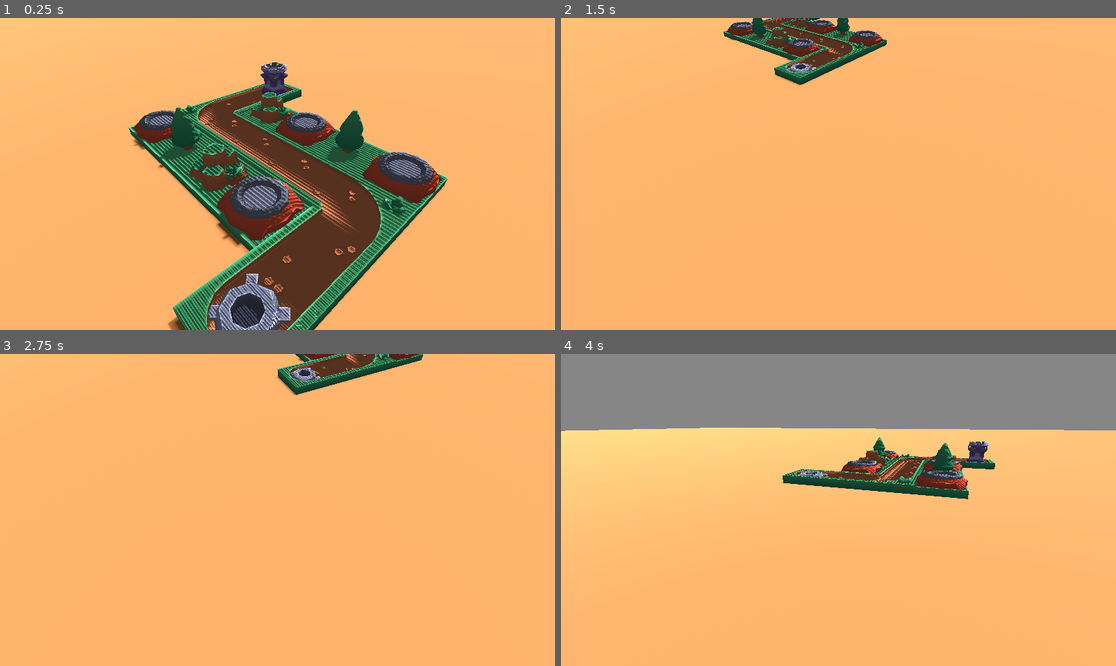
Above: before the commit, frames 1-4 (two rows, left to right).
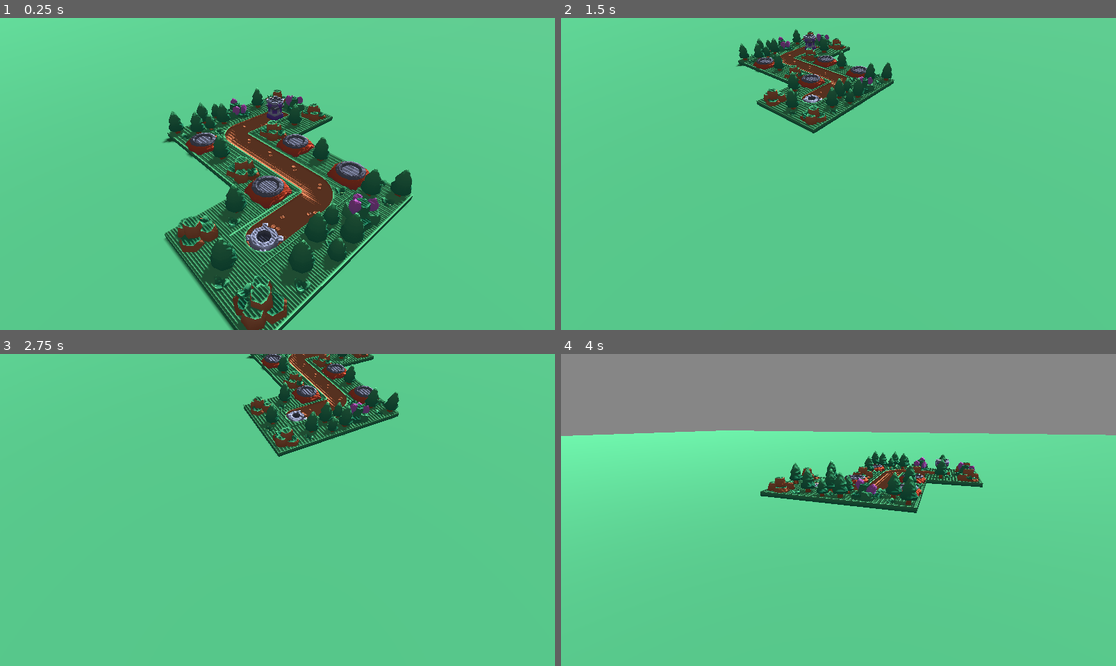
Above: after the commit, the same moments.

Repository: MarkStruik/Tiny-Stronghold
Game: Godot game, scene res://Level/Main.tscn
The game is run twice, just before and just after one commit, with the same random seed, the same clock (stepped at 60 frames per second) and the same inputs.
Inputs (mouse positions are in pixels of both pictures, inside the frame that each line leads up to):
- Up to frame 1 (0.25 s): no input
- Up to frame 2 (1.5 s): move the mouse to (960, 158) at 0.52 s; hold S (cam_back) 0.53-1.25 s; click (960, 158) at 0.67 s; drag from (727, 189) to (810, 236) at 1.27 s
- Up to frame 3 (2.75 s): move the mouse to (333, 441) at 2.02 s; hold E (cam_cw) from 2.03 s (still down); click (333, 441) at 2.17 s
- Up to frame 4 (4 s): release E (cam_cw) at 2.75 s; drag from (810, 572) to (672, 463) at 2.77 s; tap Enter at 3.5 s; move the mouse to (1005, 556) at 3.52 s; hold D (cam_left) from 3.53 s (still down); click (1005, 556) at 3.67 s

The runs differ from the first frame. In frame 1, 96% of the frame differs, in the area x 0-100%, y 0-100%; in frame 2, 99%; in frame 3, 100%; in frame 4, 75%.

Commit message:
demo level update

Diff:
--- a/Level/Main.tscn
+++ b/Level/Main.tscn
@@ -9,7 +9,7 @@
 ambient_light_color = Color(0.0925514, 0.397095, 0.377813, 1)
 
 [sub_resource type="StandardMaterial3D" id="StandardMaterial3D_xq4ua"]
-albedo_color = Color(0.819608, 0.537255, 0.32549, 1)
+albedo_color = Color(0.260164, 0.595848, 0.415614, 1)
 
 [sub_resource type="PlaneMesh" id="PlaneMesh_v4ypu"]
 material = SubResource("StandardMaterial3D_xq4ua")
@@ -34,6 +34,7 @@
 [node name="CameraRig" type="Node3D" parent="."]
 transform = Transform3D(1, 0, 0, 0, 1, 0, 0, 0, 1, 6.32434, 0, 3.25359)
 script = ExtResource("3_xq4ua")
+start_distance = 30.0
 auto_spin_on_start = true
 
 [node name="Pivot" type="Node3D" parent="CameraRig"]
--- a/scenes/levels/Level1.tscn
+++ b/scenes/levels/Level1.tscn
@@ -1,14 +1,19 @@
-[gd_scene load_steps=8 format=3 uid="uid://b3w1i65bayb68"]
+[gd_scene load_steps=12 format=3 uid="uid://b3w1i65bayb68"]
 
 [ext_resource type="PackedScene" uid="uid://bpflhk14kxlp6" path="res://scenes/tiles/PathStraight.tscn" id="1"]
+[ext_resource type="Script" uid="uid://by3jajiopxw68" path="res://scenes/levels/level_1.gd" id="1_brv20"]
 [ext_resource type="PackedScene" uid="uid://cwscyhf0wy7nh" path="res://scenes/tiles/PathCorner.tscn" id="2"]
 [ext_resource type="PackedScene" uid="uid://c64pu5e82phcb" path="res://scenes/tiles/TowerPad.tscn" id="4"]
 [ext_resource type="PackedScene" uid="uid://b8igse1h1n82" path="res://scenes/props/TreeCluster.tscn" id="5"]
 [ext_resource type="PackedScene" uid="uid://bhqtjjs68116c" path="res://scenes/props/RockCluster.tscn" id="6_e5vnl"]
 [ext_resource type="PackedScene" uid="uid://br5awdlr03ccm" path="res://scenes/tiles/PathStart.tscn" id="6_m00rq"]
 [ext_resource type="PackedScene" uid="uid://bbbsgpbb7q5w6" path="res://scenes/tiles/PathBase.tscn" id="7_brv20"]
+[ext_resource type="PackedScene" uid="uid://cxgealb1r2d5v" path="res://assets/kenney/tile-crystal.glb" id="9_lha2r"]
+[ext_resource type="PackedScene" uid="uid://bdtfaxe0ry26e" path="res://assets/kenney/tile-tree-quad.glb" id="10_6owa4"]
+[ext_resource type="PackedScene" uid="uid://cdntrvlqtdp5d" path="res://assets/kenney/tile-tree-double.glb" id="11_n5pya"]
 
 [node name="Level1" type="Node3D"]
+script = ExtResource("1_brv20")
 
 [node name="Pads" type="Node3D" parent="."]
 
@@ -43,10 +48,25 @@
 [node name="PathStraight4" parent="Roads" instance=ExtResource("1")]
 transform = Transform3D(1, 0, 0, 0, 1, 0, 0, 0, 1, 16, 0, 8)
 
+[node name="PathCorner" parent="Roads" instance=ExtResource("6_m00rq")]
+transform = Transform3D(1, 0, 0, 0, 1, 0, 0, 0, 1, 0, 0, -4)
+
+[node name="PathCorner2" parent="Roads" instance=ExtResource("2")]
+transform = Transform3D(-4.37114e-08, 0, -1, 0, 1, 0, 1, 0, -4.37114e-08, 16, 0, 4)
+
+[node name="PathCorner3" parent="Roads" instance=ExtResource("7_brv20")]
+transform = Transform3D(-1, 0, -8.74228e-08, 0, 1, 0, 8.74228e-08, 0, -1, 16, 0, 12)
+
 [node name="Props" type="Node3D" parent="."]
 
 [node name="TreeCluster" parent="Props" instance=ExtResource("5")]
 transform = Transform3D(1, 0, 0, 0, 1, 0, 0, 0, 1, 4, 0, 8)
+
+[node name="TreeCluster3" parent="Props" instance=ExtResource("5")]
+transform = Transform3D(1, 0, 0, 0, 1, 0, 0, 0, 1, 12, 0, 12)
+
+[node name="TreeCluster4" parent="Props" instance=ExtResource("5")]
+transform = Transform3D(1, 0, 0, 0, 1, 0, 0, 0, 1, 20, 0, 12)
 
 [node name="RockCluster" parent="Props" instance=ExtResource("6_e5vnl")]
 transform = Transform3D(2, 0, 0, 0, 2, 0, 0, 0, 2, 8, 0, 0)
@@ -57,11 +77,44 @@
 [node name="RockCluster2" parent="Props" instance=ExtResource("6_e5vnl")]
 transform = Transform3D(2, 0, 0, 0, 2, 0, 0, 0, 2, 12, 0, 8)
 
-[node name="PathCorner" parent="." instance=ExtResource("6_m00rq")]
-transform = Transform3D(1, 0, 0, 0, 1, 0, 0, 0, 1, 0, 0, -4)
+[node name="RockCluster3" parent="Props" instance=ExtResource("6_e5vnl")]
+transform = Transform3D(2, 0, 0, 0, 2, 0, 0, 0, 2, 12, 0, 16)
 
-[node name="PathCorner2" parent="." instance=ExtResource("2")]
-transform = Transform3D(-4.37114e-08, 0, -1, 0, 1, 0, 1, 0, -4.37114e-08, 16, 0, 4)
+[node name="RockCluster4" parent="Props" instance=ExtResource("6_e5vnl")]
+transform = Transform3D(-2, 0, -1.74846e-07, 0, 2, 0, 1.74846e-07, 0, -2, 20, 0, 16)
 
-[node name="PathCorner3" parent="." instance=ExtResource("7_brv20")]
-transform = Transform3D(-1, 0, -8.74228e-08, 0, 1, 0, 8.74228e-08, 0, -1, 16, 0, 12)
+[node name="TreeCluster6" parent="Props" instance=ExtResource("5")]
+transform = Transform3D(-1, 0, -8.74228e-08, 0, 1, 0, 8.74228e-08, 0, -1, 4, 0, -3.8)
+
+[node name="TreeCluster7" parent="Props" instance=ExtResource("5")]
+transform = Transform3D(-1, 0, -8.74228e-08, 0, 1, 0, 8.74228e-08, 0, -1, -4, 0, -3.8)
+
+[node name="TreeCluster8" parent="Props" instance=ExtResource("5")]
+transform = Transform3D(-1, 0, -8.74228e-08, 0, 1, 0, 8.74228e-08, 0, -1, 0, 0, -7.8)
+
+[node name="RockCluster5" parent="Props" instance=ExtResource("6_e5vnl")]
+transform = Transform3D(-8.74228e-08, 0, 2, 0, 2, 0, -2, 0, -8.74228e-08, 4, 0, -7.8)
+
+[node name="RockCluster6" parent="Props" instance=ExtResource("6_e5vnl")]
+transform = Transform3D(-2, 0, -1.74846e-07, 0, 2, 0, 1.74846e-07, 0, -2, -4, 0, -7.8)
+
+[node name="tile-crystal2" parent="." instance=ExtResource("9_lha2r")]
+transform = Transform3D(4, 0, 0, 0, 4, 0, 0, 0, 4, 20, 0, 8)
+
+[node name="tile-crystal4" parent="." instance=ExtResource("9_lha2r")]
+transform = Transform3D(-1.74846e-07, 0, 4, 0, 4, 0, -4, 0, -1.74846e-07, -4, 0, 4)
+
+[node name="tile-crystal3" parent="." instance=ExtResource("9_lha2r")]
+transform = Transform3D(-1.74846e-07, 0, 4, 0, 4, 0, -4, 0, -1.74846e-07, 16, 0, 16)
+
+[node name="tile-tree-quad2" parent="." instance=ExtResource("10_6owa4")]
+transform = Transform3D(4, 0, 0, 0, 4, 0, 0, 0, 4, 20, 0, 4)
+
+[node name="tile-tree-quad3" parent="." instance=ExtResource("10_6owa4")]
+transform = Transform3D(4, 0, 0, 0, 4, 0, 0, 0, 4, -4, 0, 0)
+
+[node name="tile-tree-double2" parent="." instance=ExtResource("11_n5pya")]
+transform = Transform3D(4, 0, 0, 0, 4, 0, 0, 0, 4, -4, 0, 8)
+
+[node name="tile-tree-double3" parent="." instance=ExtResource("11_n5pya")]
+transform = Transform3D(4, 0, 0, 0, 4, 0, 0, 0, 4, 20, 0, 0)
--- /dev/null
+++ b/scenes/levels/level_1.gd
@@ -0,0 +1,4 @@
+extends Node3D
+@export var start: NodePath
+@export var end: NodePath
+@export var path: PathFollow3D
Not shown, added: scenes/levels/level_1.gd.uid
